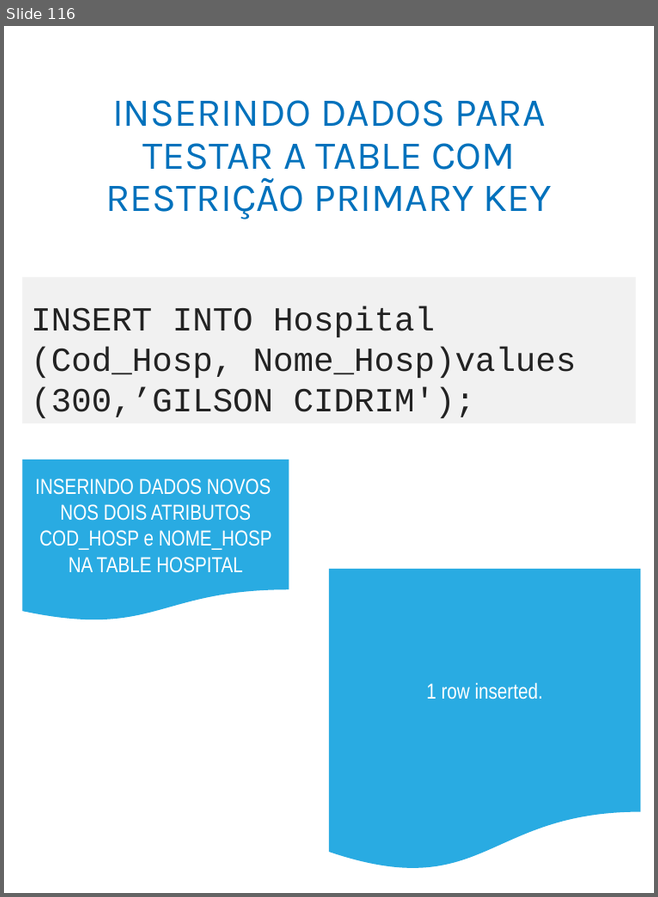
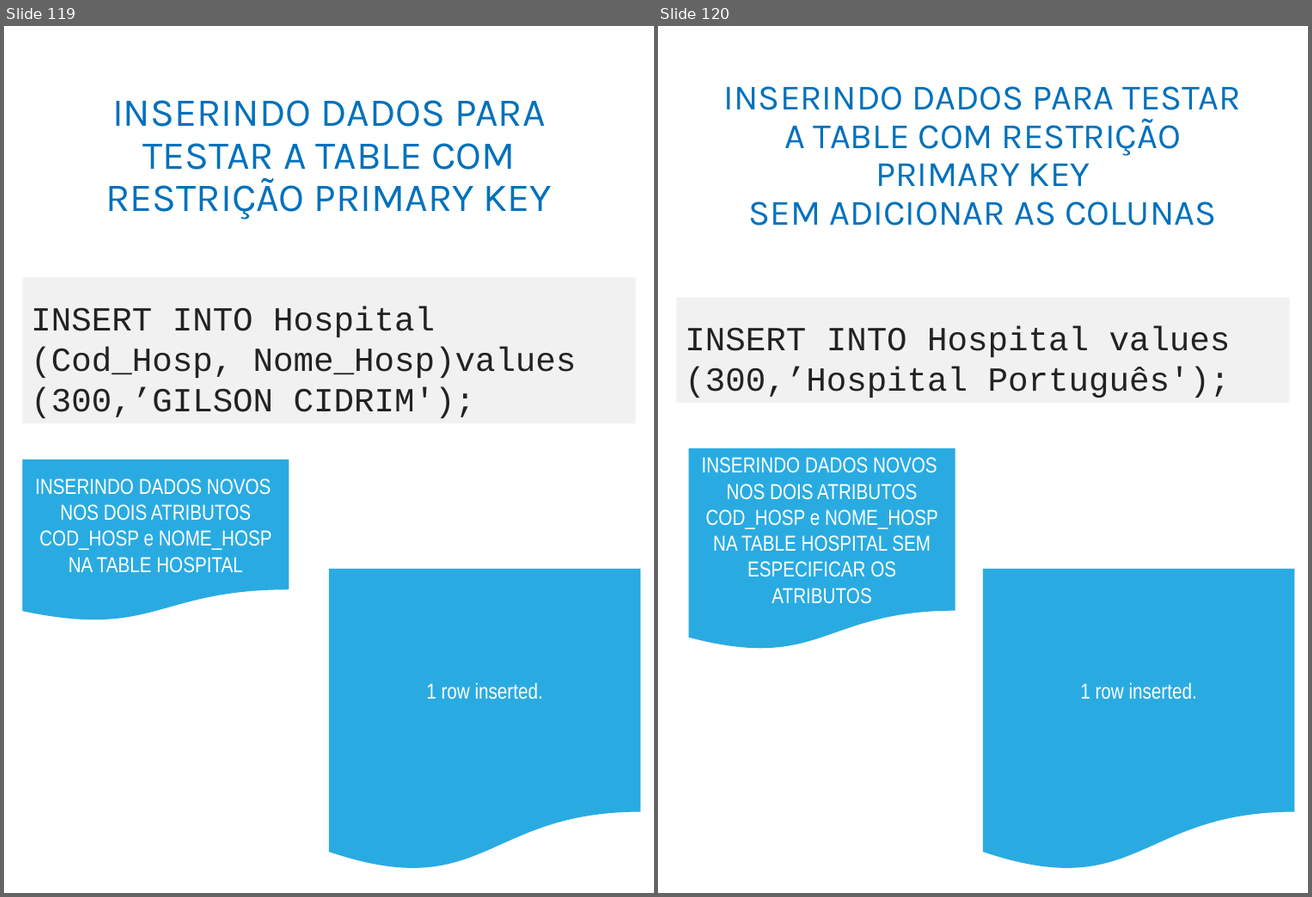
Before and after one commit to adilsonlopesoracle/BancodeDados_Olinda, a slide deck: BANCO DE DADOS_Atualizado.pptx. Shown side by side, each under a label of ours: slide 116 before the commit, slides 119 and 120 after it. The pictures are 658x897 and 1312x897 pixels, drawn with LibreOffice and Linux fonts; fonts in the diff are those of the drawing. Boxes give left, top, right and bottom in pixels: in the first picture for what was removed or moved away, otherwise in the second. Text is boxed around its words. In the diff, an @@ line names an element or a change of style, - is before the commit and + after.

```diff
--- a/BANCO DE DADOS_Atualizado.pptx
+++ b/BANCO DE DADOS_Atualizado.pptx
@@ slide 120 added at [658, 26, 1308, 893], background #FFFFFF @@
@@ title added at [724, 86, 1242, 226], 29.7 pt, text #0071BC @@
+INSERINDO DADOS PARA TESTAR A TABLE COM RESTRIÇÃO PRIMARY KEY
+SEM ADICIONAR AS COLUNAS
@@ rectangle added at [676, 298, 1290, 403], fill #F1F1F1, 28 pt, text #222222 @@
+INSERT INTO Hospital values (300,’Hospital Português');
@@ flow chart document added at [688, 448, 956, 650], fill #29ABE2, 18 pt, text #FFFFFF @@
+INSERINDO DADOS NOVOS NOS DOIS ATRIBUTOS COD_HOSP e NOME_HOSP NA TABLE HOSPITAL SEM ESPECIFICAR OS ATRIBUTOS
@@ flow chart document added at [983, 569, 1295, 872], fill #29ABE2, 18 pt, text #FFFFFF @@
+1 row inserted.
@@ what was slide 116 is now slide 119 @@
```
Also in this commit, not shown: 2 slides changed, 27 other slides added.
